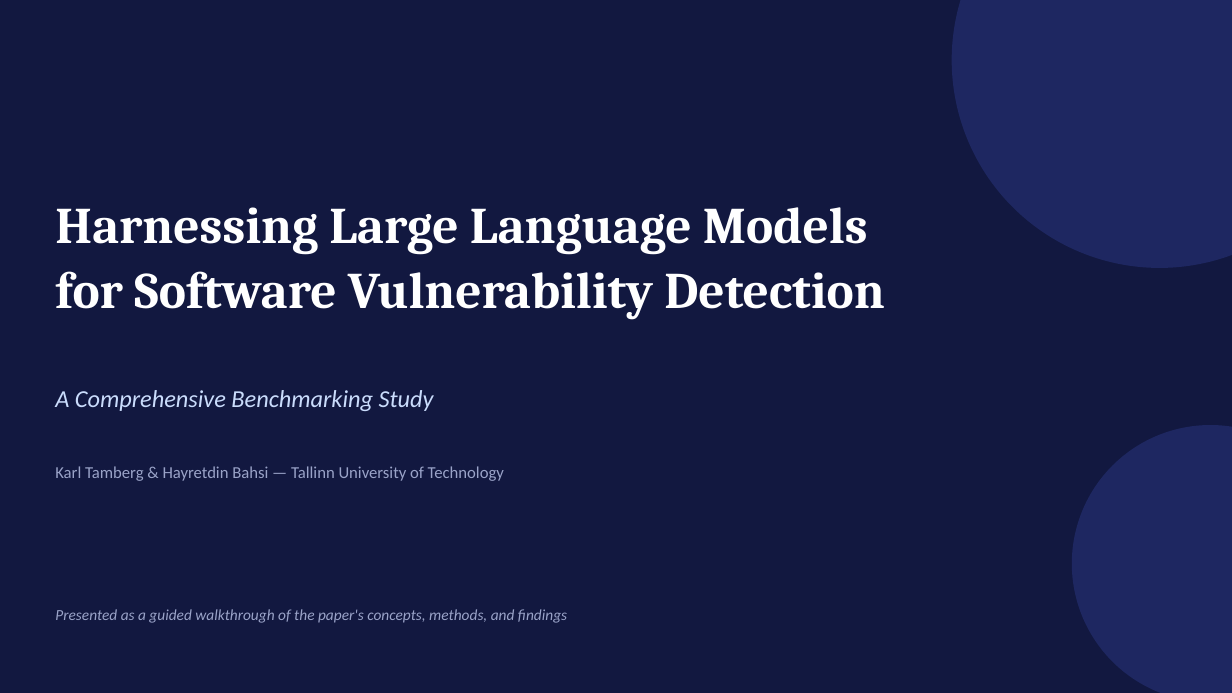
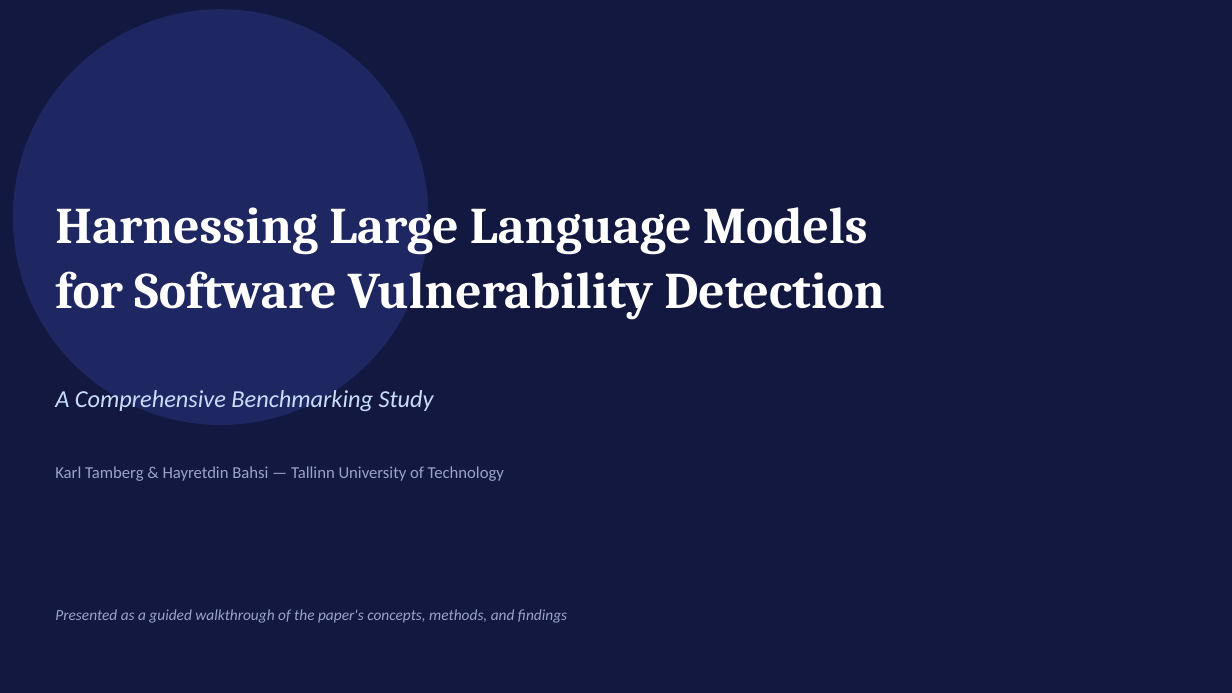
Before and after one commit to Shervinrtd/llm-security-analysis, a slide deck: slide 1 of LLM_Vulnerability_Detection_-_Presentation.pptx. Drawn at 1232x693 pixels with LibreOffice and Linux fonts; fonts in the diff are those of the drawing. Boxes give left, top, right and bottom in pixels: in the first picture for what was removed or moved away, otherwise in the second. Text is boxed around its words. In the diff, an @@ line names an element or a change of style, - is before the commit and + after.

```diff
--- a/LLM_Vulnerability_Detection_-_Presentation.pptx
+++ b/LLM_Vulnerability_Detection_-_Presentation.pptx
@@ ellipse: place and size @@
-ellipse at <box>952,0,1232,268</box>
+ellipse at <box>13,9,429,425</box>
@@ ellipse removed at <box>1072,425,1232,693</box> @@
```
